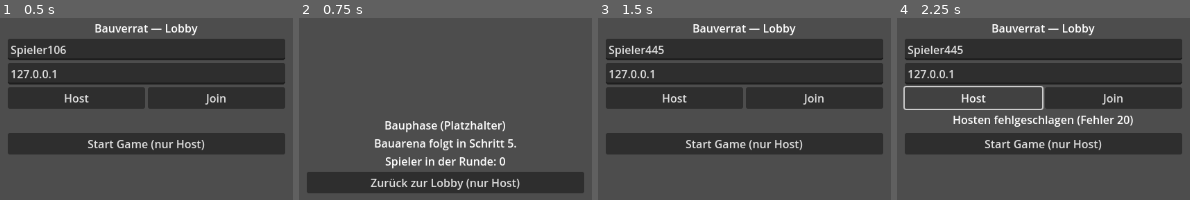
Above: before the commit, frames 1-4 (left to right).
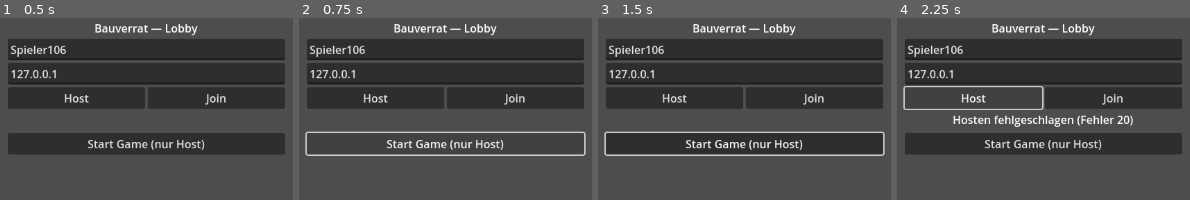
Above: after the commit, the same moments.

Repository: vilunacode/Blueprint-Liars
Game: Godot game, scene res://scenes/main/Main.tscn
The game is run twice, just before and just after one commit, with the same random seed, the same clock (stepped at 60 frames per second) and the same inputs.
Inputs (mouse positions are in pixels of both pictures, inside the frame that each line leads up to):
- Up to frame 1 (0.5 s): no input
- Up to frame 2 (0.75 s): click "Start Game (nur Host)" at 0.5 s
- Up to frame 3 (1.5 s): click (744, 181) at 1.25 s, where only the run before the commit has a clickable "Zurück zur Lobby (nur Host)"
- Up to frame 4 (2.25 s): click "Host" at 2 s

Frame 1 is identical in both runs. In frame 2, 50% of the frame differs, in the area x 2-98%, y 3-97%; in frame 3, 2.4%; in frame 4, 0.2%.
Error after the commit: Parse Error: Could not find type "Blueprint" in the current scope. (res://autoload/RoleManager.gd:8)

Commit message:
Rollenvergabe (Schritt 4)
RoleManager verteilt die Blueprint-Variante unicast pro Peer (nie
Broadcast), damit niemand die Baulügner-Identität anderer Spieler
mitlesen kann. GameState.request_start_game() ruft assign_roles()
vor dem Phasenwechsel auf, RPC-Reihenfolge auf demselben Kanal
garantiert, dass die Rolle ankommt bevor die Build-Phase sichtbar wird.

BuildPlaceholder zeigt Rolle + geladenes Blueprint an, um Schritt 4
und nebenbei die Schritt-3-Blueprint-Dateien testbar zu machen.

Co-Authored-By: Claude Opus 4.8 <noreply@anthropic.com>

Diff:
--- a/autoload/GameState.gd
+++ b/autoload/GameState.gd
@@ -20,6 +20,11 @@
 	# Nur der Host darf die Runde tatsächlich starten.
 	if not multiplayer.is_server():
 		return
+	# Rollenvergabe muss vor dem Phasenwechsel abgeschlossen sein: beide laufen
+	# reliable/geordnet über denselben Kanal pro Peer, die Blueprint-RPC kommt
+	# also vor der Phasen-RPC an - auf diese Reihenfolge verlässt sich die
+	# BuildArena beim Anzeigen der Rolle.
+	RoleManager.assign_roles()
 	_set_phase.rpc(Phase.BUILD)
 
 
--- /dev/null
+++ b/autoload/RoleManager.gd
@@ -0,0 +1,46 @@
+extends Node
+
+## Verteilt die Bauanleitung an alle Spieler - unicast pro Peer, niemals Broadcast,
+## damit kein Client die Baulügner-Identität eines anderen Spielers mitlesen kann.
+## Beide Blueprint-Varianten liegen als Asset bereits lokal bei jedem Client;
+## über das Netzwerk geht nur der Pfad zur jeweils eigenen Variante, keine Resource-Daten.
+
+signal role_assigned(is_liar: bool, blueprint: Blueprint)
+
+const HONEST_BLUEPRINT_PATH := "res://resources/blueprints/shelf_honest.tres"
+const LIAR_BLUEPRINT_PATH := "res://resources/blueprints/shelf_liar.tres"
+
+var liar_peer_id: int = -1  # nur auf dem Host zuverlässig gesetzt
+var my_blueprint: Blueprint = null
+var am_i_liar: bool = false
+
+
+func assign_roles() -> void:
+	# Host-only.
+	if not multiplayer.is_server():
+		return
+	var peer_ids: Array = NetworkManager.players.keys()
+	if peer_ids.is_empty():
+		return
+	liar_peer_id = peer_ids.pick_random()
+	var my_id := multiplayer.get_unique_id()
+	for peer_id in peer_ids:
+		var is_liar: bool = (peer_id == liar_peer_id)
+		var path := LIAR_BLUEPRINT_PATH if is_liar else HONEST_BLUEPRINT_PATH
+		if peer_id == my_id:
+			# Host wendet seine eigene Rolle direkt an, kein Self-RPC
+			# (rpc_id auf die eigene Peer-ID würde ohne "call_local" nicht auslösen).
+			_apply_blueprint(path, is_liar)
+		else:
+			_receive_blueprint_path.rpc_id(peer_id, path, is_liar)
+
+
+@rpc("authority", "reliable")
+func _receive_blueprint_path(blueprint_path: String, is_liar: bool) -> void:
+	_apply_blueprint(blueprint_path, is_liar)
+
+
+func _apply_blueprint(blueprint_path: String, is_liar: bool) -> void:
+	my_blueprint = load(blueprint_path)
+	am_i_liar = is_liar
+	role_assigned.emit(is_liar, my_blueprint)
--- a/project.godot
+++ b/project.godot
@@ -19,6 +19,7 @@
 NetworkManager="*res://autoload/NetworkManager.gd"
 GameState="*res://autoload/GameState.gd"
 SessionData="*res://autoload/SessionData.gd"
+RoleManager="*res://autoload/RoleManager.gd"
 
 [physics]
 
--- a/scenes/build/BuildPlaceholder.gd
+++ b/scenes/build/BuildPlaceholder.gd
@@ -10,7 +10,20 @@
 func _ready() -> void:
 	back_button.pressed.connect(_on_back_pressed)
 	back_button.visible = multiplayer.is_server()
-	info_label.text = "Bauphase (Platzhalter)\nBauarena folgt in Schritt 5.\nSpieler in der Runde: %d" % NetworkManager.players.size()
+	RoleManager.role_assigned.connect(_on_role_assigned)
+	_refresh_info_label()
+
+
+func _refresh_info_label() -> void:
+	var role_text := "unbekannt (warte auf Rollenvergabe...)"
+	if RoleManager.my_blueprint != null:
+		var role_name := "Baulügner" if RoleManager.am_i_liar else "ehrlicher Bauarbeiter"
+		role_text = "%s\nGeladene Anleitung: %s (%d Slots)" % [role_name, RoleManager.my_blueprint.display_name, RoleManager.my_blueprint.slots.size()]
+	info_label.text = "Bauphase (Platzhalter)\nBauarena folgt in Schritt 5.\nSpieler in der Runde: %d\n\nDeine Rolle: %s" % [NetworkManager.players.size(), role_text]
+
+
+func _on_role_assigned(_is_liar: bool, _blueprint: Blueprint) -> void:
+	_refresh_info_label()
 
 
 func _on_back_pressed() -> void:
